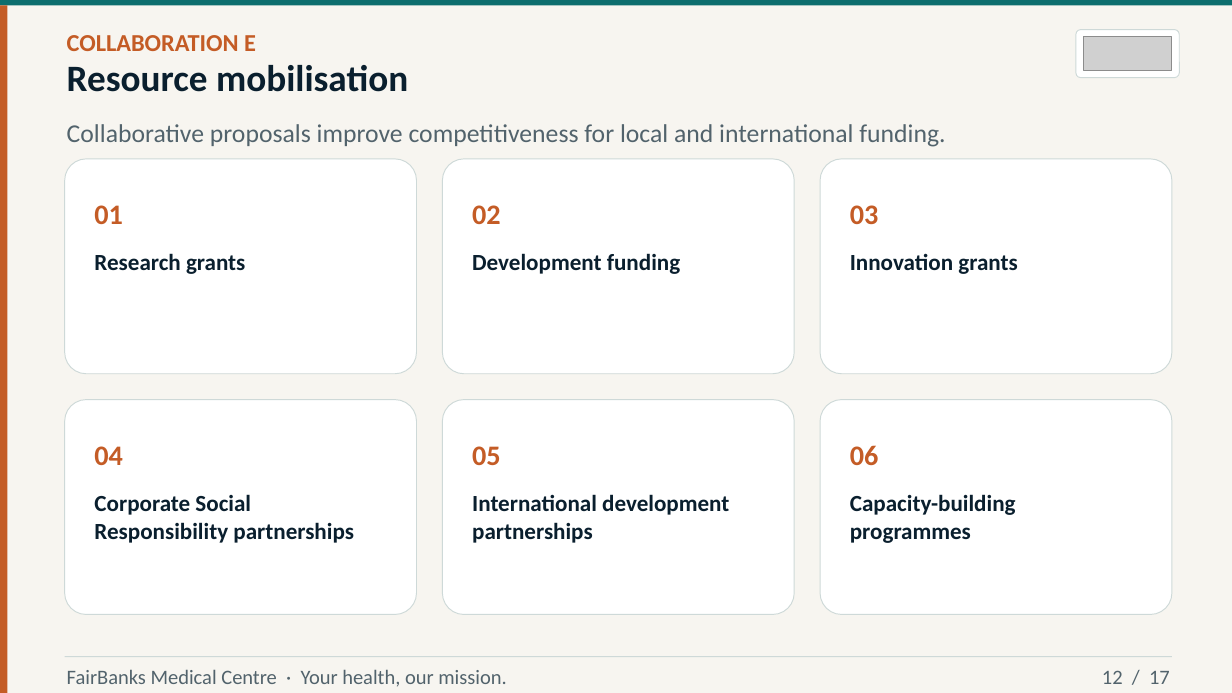
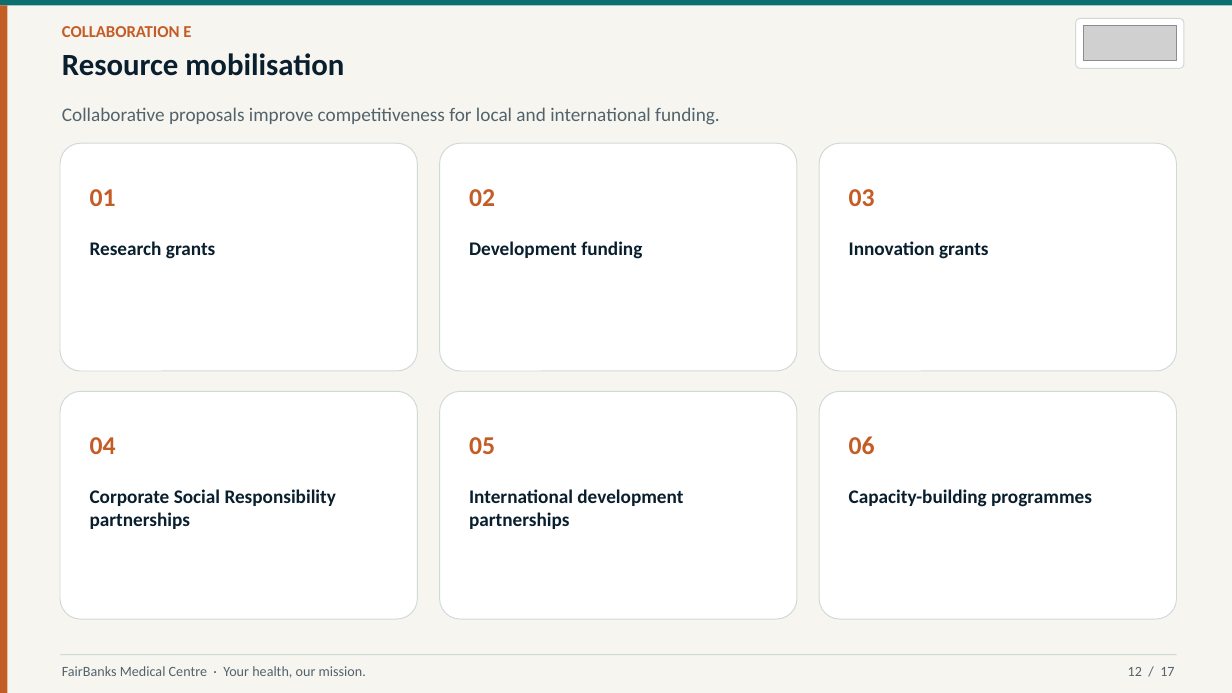
Before and after one commit to WASSWA2624/fairbanks, a slide deck: slide 12 of victoria/documents/victoria_ppt.pptx. Drawn at 1232x693 pixels with LibreOffice and Linux fonts; fonts in the diff are those of the drawing; grey boxes stand for pictures. Boxes give left, top, right and bottom in pixels: in the first picture for what was removed or moved away, otherwise in the second. Text is boxed around its words. In the diff, an @@ line names an element or a change of style, - is before the commit and + after.

Commit message:
Refine Victoria University partnership proposal script and PowerPoint presentation. Updated layout dimensions, improved text formatting, and clarified branding details. Adjusted spacing and margins for better readability, and revised function names for consistency. Enhanced error messages for missing assets.

```diff
--- a/victoria/documents/victoria_ppt.pptx
+++ b/victoria/documents/victoria_ppt.pptx
@@ text "COLLABORATION E" at <box>62,26,191,37</box>: size 19 to 13 pt @@
@@ proportions changed in 7 elements at <box>440,392,798,619</box>, <box>820,392,1177,619</box>, <box>60,392,418,619</box>, <box>440,143,798,371</box>, <box>820,143,1177,371</box>, <box>60,143,418,371</box>, <box>1076,18,1184,68</box> @@
@@ rounded rectangle: place and size @@
-rounded rectangle at <box>1076,30,1179,78</box>
+rounded rectangle at <box>1076,18,1184,68</box>
@@ picture: place and size @@
-picture at <box>1083,37,1172,70</box>
+picture at <box>1083,26,1177,61</box>
@@ text "Resource mobilisation": place and size @@
-text "Resource mobilisation" at <box>67,65,408,92</box>
+text "Resource mobilisation" at <box>62,53,344,76</box>
@@ text "Resource mobilisation" at <box>62,53,344,76</box>: size 29 to 24 pt @@
@@ text "Collaborative proposals improve competitiveness for ...": place and size @@
-text "Collaborative proposals improve competitiveness for ..." at <box>67,124,945,147</box>
+text "Collaborative proposals improve competitiveness for ..." at <box>62,107,720,125</box>
@@ text "Collaborative proposals improve competitiveness for ..." at <box>62,107,720,125</box>: size 20 to 15 pt @@
@@ rounded rectangle: place and size @@
-rounded rectangle at <box>65,159,417,374</box>
+rounded rectangle at <box>60,143,418,371</box>
@@ rounded rectangle: place and size @@
-rounded rectangle at <box>443,159,795,374</box>
+rounded rectangle at <box>440,143,798,371</box>
@@ rounded rectangle: place and size @@
-rounded rectangle at <box>821,159,1173,374</box>
+rounded rectangle at <box>820,143,1177,371</box>
@@ size 22 to 20 pt in 6 elements at <box>469,437,495,454</box>, <box>90,437,116,454</box>, <box>849,436,875,454</box>, <box>469,189,495,206</box>, <box>849,189,875,206</box>, <box>90,189,116,206</box> @@
@@ text "01": place and size @@
-text "01" at <box>94,205,123,224</box>
+text "01" at <box>90,189,116,206</box>
@@ text "02": place and size @@
-text "02" at <box>472,205,501,224</box>
+text "02" at <box>469,189,495,206</box>
@@ text "03": place and size @@
-text "03" at <box>850,205,879,224</box>
+text "03" at <box>849,189,875,206</box>
@@ size 18 to 15 pt in 6 elements at <box>469,489,683,529</box>, <box>849,489,1092,507</box>, <box>90,489,336,529</box>, <box>469,241,642,259</box>, <box>849,241,988,259</box>, <box>90,241,215,259</box> @@
@@ text "Research grants": place and size @@
-text "Research grants" at <box>94,253,245,274</box>
+text "Research grants" at <box>90,241,215,259</box>
@@ text "Development funding": place and size @@
-text "Development funding" at <box>472,253,680,274</box>
+text "Development funding" at <box>469,241,642,259</box>
@@ text "Innovation grants": place and size @@
-text "Innovation grants" at <box>850,253,1017,274</box>
+text "Innovation grants" at <box>849,241,988,259</box>
@@ rounded rectangle: place and size @@
-rounded rectangle at <box>65,400,417,616</box>
+rounded rectangle at <box>60,392,418,619</box>
@@ rounded rectangle: place and size @@
-rounded rectangle at <box>443,400,795,616</box>
+rounded rectangle at <box>440,392,798,619</box>
@@ rounded rectangle: place and size @@
-rounded rectangle at <box>821,400,1173,616</box>
+rounded rectangle at <box>820,392,1177,619</box>
@@ text "04": place and size @@
-text "04" at <box>94,446,123,465</box>
+text "04" at <box>90,437,116,454</box>
@@ text "05": place and size @@
-text "05" at <box>472,446,501,465</box>
+text "05" at <box>469,437,495,454</box>
@@ text "06": place and size @@
-text "06" at <box>850,445,879,465</box>
+text "06" at <box>849,436,875,454</box>
@@ rectangle: place and size @@
-rectangle at <box>65,656,1172,657</box>
+rectangle at <box>60,654,1177,655</box>
@@ text "FairBanks Medical Centre · Your ..." at <box>62,666,366,678</box>: size 16 to 11 pt @@
@@ text "12 / 17" at <box>1128,667,1174,676</box>: size 16 to 11 pt @@
@@ text "12 / 17": place and size @@
-text "12 / 17" at <box>1102,670,1170,684</box>
+text "12 / 17" at <box>1128,667,1174,676</box>
```
Also in this commit, not shown: 16 other slides changed, 1 other file.
